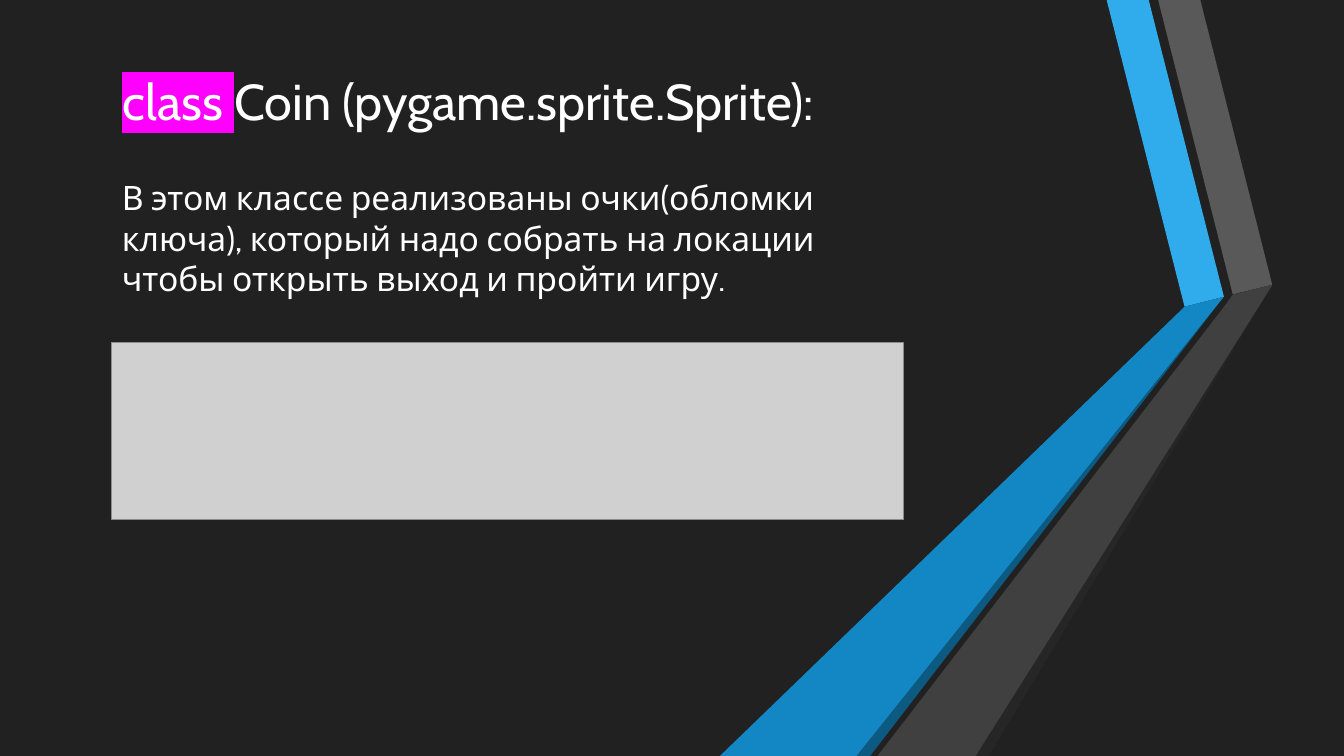
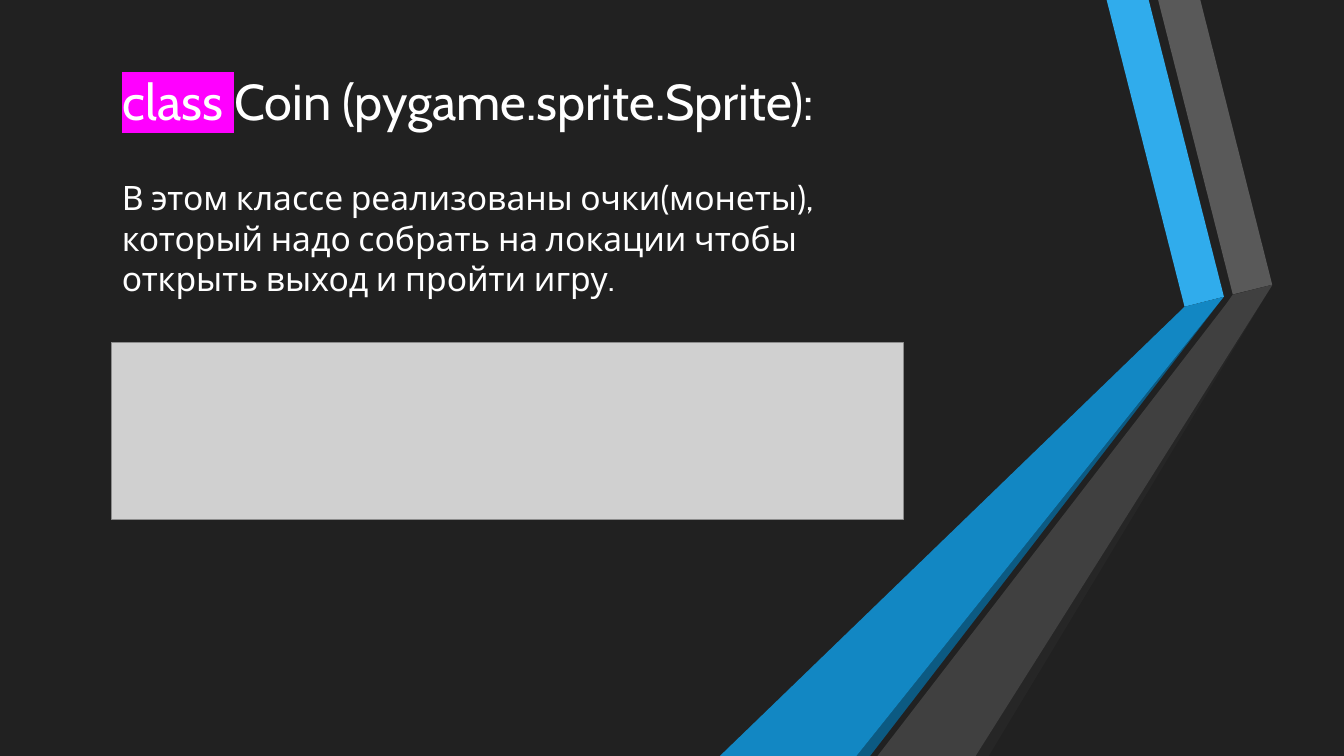
Before and after one commit to MaxM1567/my_game, a slide deck: slide 6 of game.pptx. Drawn at 1344x756 pixels with LibreOffice and Linux fonts; fonts in the diff are those of the drawing; grey boxes stand for pictures. Boxes give left, top, right and bottom in pixels: in the first picture for what was removed or moved away, otherwise in the second. Text is boxed around its words. In the diff, an @@ line names an element or a change of style, - is before the commit and + after.

```diff
--- a/game.pptx
+++ b/game.pptx
@@ text at (122,186,797,299): text changed @@
-В этом классе реализованы очки(обломки ключа), который надо собрать на локации чтобы открыть выход и пройти игру.
+В этом классе реализованы очки(монеты), который надо собрать на локации чтобы открыть выход и пройти игру.
```
Also in this commit, not shown: 1 other file.
